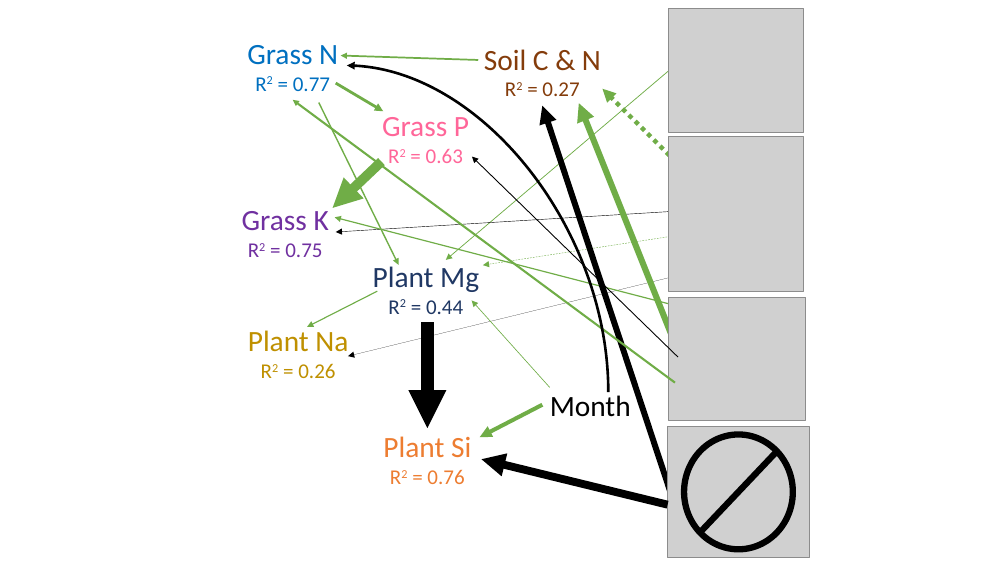
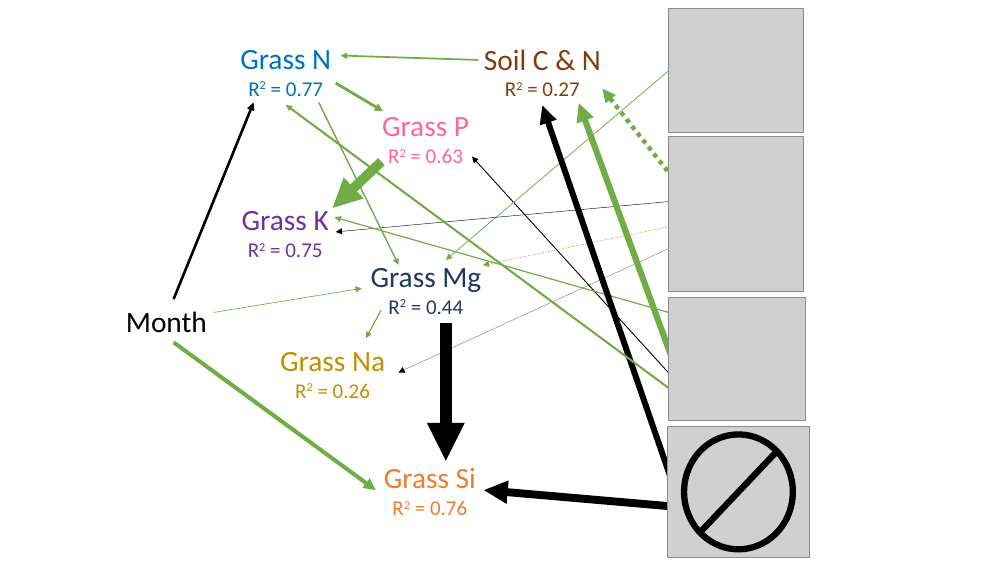
Before and after one commit to Ewelti/AppraisingGrazing, a slide deck: slide 3 of plots/PSEMplots.pptx (slide 1 before the commit). Drawn at 1008x567 pixels with LibreOffice and Linux fonts; fonts in the diff are those of the drawing; grey boxes stand for pictures. Boxes give left, top, right and bottom in pixels: in the first picture for what was removed or moved away, otherwise in the second. Text is boxed around its words. In the diff, an @@ line names an element or a change of style, - is before the commit and + after.

```diff
--- a/plots/PSEMplots.pptx
+++ b/plots/PSEMplots.pptx
@@ text "Grass N": place and size @@
-text "Grass N" at bbox=[247, 45, 338, 91]
+text "Grass N" at bbox=[240, 50, 331, 96]
@@ curved arrow removed from (609, 392) to (347, 66) @@
@@ arrow moved from (676, 162) - (603, 88) to (684, 192) - (603, 88) @@
@@ arrow added from (174, 299) to (253, 103), #000000 2.49 pt @@
@@ arrow moved from (675, 383) - (293, 100) to (668, 388) - (286, 105) @@
@@ arrow moved from (676, 508) - (542, 106) to (681, 506) - (542, 106) @@
@@ arrow moved from (684, 366) - (579, 104) to (678, 375) - (579, 104) @@
@@ arrow moved from (678, 357) - (472, 157) to (676, 381) - (472, 157) @@
@@ arrow moved from (730, 208) - (336, 232) to (705, 198) - (336, 232) @@
@@ arrow moved from (669, 304) - (335, 218) to (678, 315) - (335, 218) @@
@@ arrow moved from (682, 234) - (483, 265) to (684, 224) - (483, 265) @@
@@ text at bbox=[371, 262, 481, 292]: text changed @@
-Plant Mg
+Grass Mg
@@ arrow moved from (677, 276) - (348, 356) to (681, 243) - (399, 373) @@
@@ text "Month" rewrapped from bbox=[550, 391, 631, 417] to bbox=[126, 311, 207, 333] @@
@@ arrow moved from (550, 387) - (472, 300) to (214, 312) - (361, 288) @@
@@ arrow moved from (377, 291) - (307, 327) to (381, 310) - (366, 338) @@
@@ arrow moved from (427, 322) - (427, 428) to (446, 323) - (446, 461) @@
@@ arrow moved from (542, 405) - (480, 437) to (174, 343) - (376, 490) @@
@@ text "Grass Na": place and size @@
-text "Grass Na" at bbox=[248, 330, 348, 378]
+text "Grass Na" at bbox=[280, 352, 385, 398]
@@ text at bbox=[280, 352, 385, 372]: text changed @@
-Plant Na
+Grass Na
@@ text "Grass Si": place and size @@
-text "Grass Si" at bbox=[383, 436, 471, 484]
+text "Grass Si" at bbox=[384, 468, 476, 515]
@@ text at bbox=[384, 468, 476, 489]: text changed @@
-Plant Si
+Grass Si
@@ arrow moved from (668, 505) - (482, 459) to (684, 507) - (484, 490) @@
```
Also in this commit, not shown: 3 slides added.
